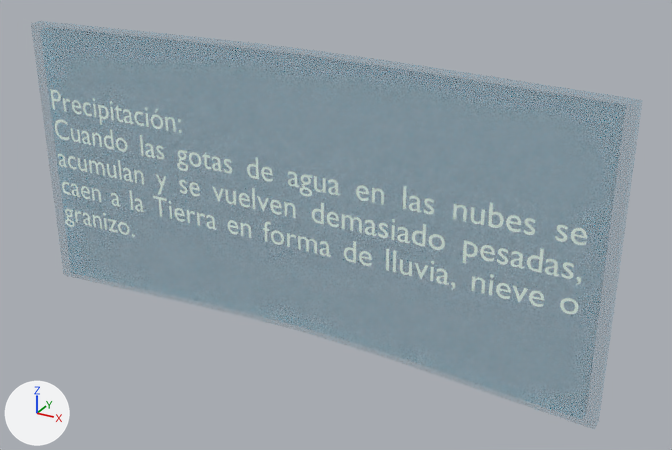
Before and after pictures for a commit that changed the glTF model assets/pre.glb.
Camera for both pictures: a 50 mm lens placed at (2.98, -4.56, 3.52), pointed at (0.27, 0.37, 1.06). The axes (+X, +Y, +Z) are drawn at lower left. The lights are the same throughout. The first picture is the older version. Where no turn or scale is listed for an object, it has been applied to the vertices.

Objects in the first picture: 'Cube', 'Text'.
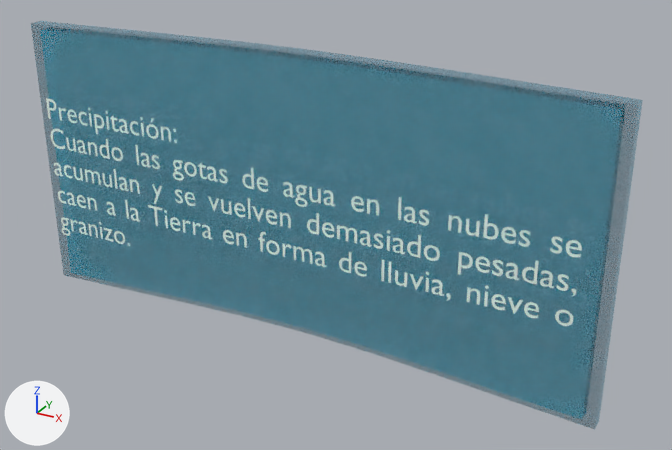
The newer file is also turned or shifted as a whole; pictures and numbers use the older file's frame.

Boxes [x1, y1, x2, y2] around the edits, measured in the pictures (672 x 450 px):
'Cube', surface changed
    both: [31, 21, 643, 429]
'Text', deleted
    before: [50, 89, 587, 314]
'Precipitacion', added
    after: [46, 98, 582, 326]

What changed in the scene script:
```text
Change mat_material:
    mat_material.alpha: 0.145 -> 0.366
Add me_text_003:
    me_text_003.from_pydata(...)  # 11480 vertices, 11330 faces; spans x -1.94..1.94, y 0.0, z -0.56..0.51
    me_text_003.materials.append(mat_material_001)  # white #effff5
Remove ob_text:
    ob_text = bpy.data.objects.new('Text', me_text)
    ob_text.location = (-1.934, 0.131, 1.593)
Add ob_precipitacion:
    ob_precipitacion = bpy.data.objects.new('Precipitacion', me_text_003)
    ob_precipitacion.location = (0.0, 0.089, 1.175)
```
